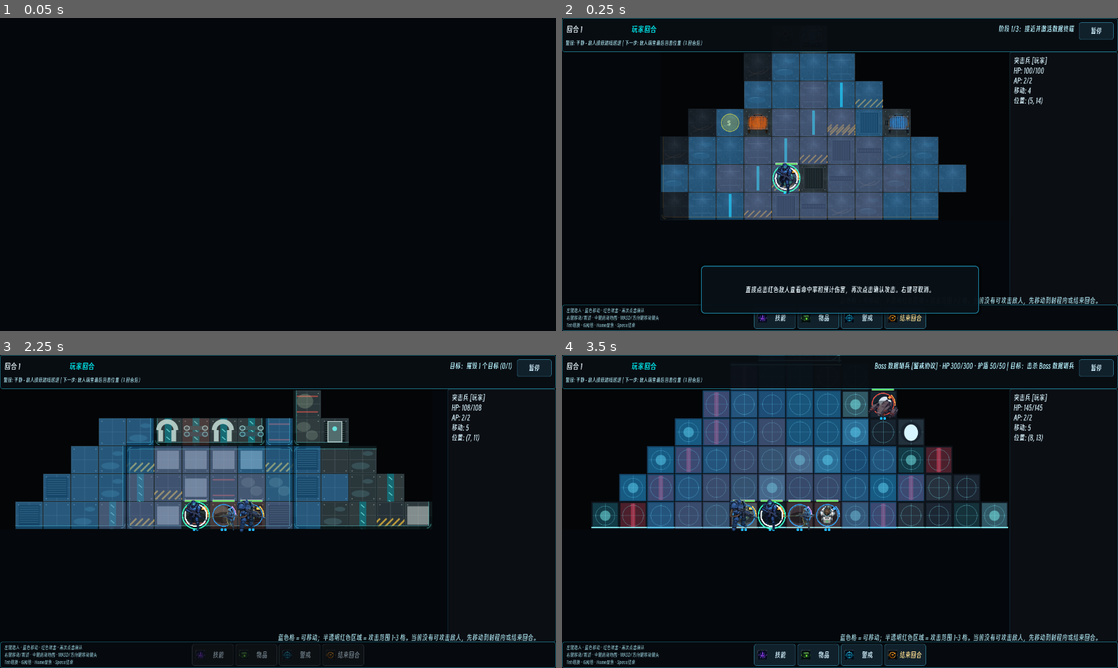
Above: before the commit, frames 1-4 (two rows, left to right).
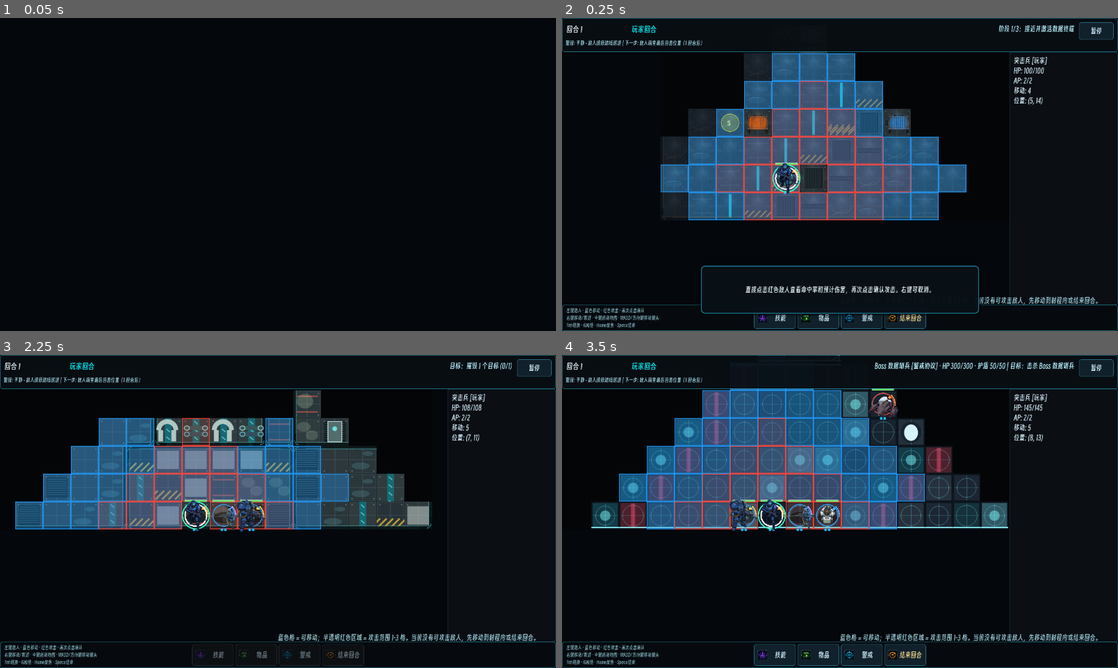
Above: after the commit, the same moments.

Repository: Caser-86/tactical-grid
Game: Godot game, scene res://tests/chapter_one_e2e_test.tscn
The game is run twice, just before and just after one commit, with the same random seed, the same clock (stepped at 60 frames per second) and the same inputs. This scene is started directly instead of the project's main scene.
Inputs (mouse positions are in pixels of both pictures, inside the frame that each line leads up to):
- Up to frame 1 (0.05 s): no input
- Up to frame 2 (0.25 s): no input
- Up to frame 3 (2.25 s): tap Enter at 0.5 s; move the mouse to (400, 495) at 0.52 s; hold D 0.53-1.25 s; hold Space (end_turn) 0.53-1.25 s; click (400, 495) at 0.67 s; drag from (166, 527) to (250, 574) at 1.27 s; click "02 READY 掩体战术" at 2 s
- Up to frame 4 (3.5 s): move the mouse to (895, 442) at 2.77 s; hold D from 2.78 s (still down); hold G (toggle_network) from 2.78 s (still down); click (895, 442) at 2.92 s

Frame 1 is identical in both runs. In frame 2, 2.7% of the frame differs, in the area x 17-73%, y 11-65%; in frame 3, 2.2%; in frame 4, 2.6%.

Commit message:
feat(ui): distinguish movement and attack ranges

Diff:
--- a/tactical-grid/client/scripts/game/battle_controller.gd
+++ b/tactical-grid/client/scripts/game/battle_controller.gd
@@ -1473,6 +1473,34 @@
 	rect.mouse_filter = Control.MOUSE_FILTER_IGNORE
 	layer.add_child(rect)
 
+## 范围格使用“填充 + 边框”双重编码，避免玩家只能靠颜色猜动作类型。
+func _highlight_range_cell(layer: Node2D, pos: Vector2i, fill_color: Color, border_color: Color, border_width: int = 2) -> void:
+	var origin := GridSystem.grid_to_world(pos)
+
+	var inner := ColorRect.new()
+	inner.color = fill_color
+	inner.position = origin + Vector2(border_width, border_width)
+	inner.size = Vector2(CELL_SIZE - border_width * 2, CELL_SIZE - border_width * 2)
+	inner.mouse_filter = Control.MOUSE_FILTER_IGNORE
+	layer.add_child(inner)
+
+	var edges := [
+		{&"position": origin, &"size": Vector2(CELL_SIZE, border_width)},
+		{&"position": origin + Vector2(0, CELL_SIZE - border_width), &"size": Vector2(CELL_SIZE, border_width)},
+		{&"position": origin, &"size": Vector2(border_width, CELL_SIZE)},
+		{&"position": origin + Vector2(CELL_SIZE - border_width, 0), &"size": Vector2(border_width, CELL_SIZE)},
+	]
+	for edge_data in edges:
+		var edge := ColorRect.new()
+		edge.color = border_color
+		edge.position = edge_data[&"position"]
+		edge.size = edge_data[&"size"]
+		edge.mouse_filter = Control.MOUSE_FILTER_IGNORE
+		layer.add_child(edge)
+
+func _highlight_edge_color(color: Color, alpha: float = 0.9) -> Color:
+	return Color(color.r, color.g, color.b, alpha)
+
 func _clear_layer(layer: Node2D) -> void:
 	for child in layer.get_children():
 		child.queue_free()
@@ -2361,7 +2389,8 @@
 	for cell in reachable_cells:
 		if cell == unit.grid_pos:
 			continue
-		_highlight_cell(move_highlight, cell, _highlight_color("move", COLOR_MOVE))
+		var move_color := _highlight_color("move", COLOR_MOVE)
+		_highlight_range_cell(move_highlight, cell, move_color, _highlight_edge_color(move_color))
 
 	# 标记选中单位本回合能进入的撤离区域格。
 	if mission_type in ["extract", "steal_data", "escort", "infiltrate"]:
@@ -2463,7 +2492,8 @@
 			if dist < min_range or dist > max_range:
 				continue
 			if VisionSystem.has_line_of_sight(unit.grid_pos, cell, map_width, map_height, _is_vision_blocking):
-				_highlight_cell(attack_highlight, cell, _highlight_color("attack", COLOR_ATTACK_RANGE))
+				var attack_range_color := _highlight_color("attack", COLOR_ATTACK_RANGE)
+				_highlight_range_cell(attack_highlight, cell, attack_range_color, _highlight_edge_color(attack_range_color))
 	# 敌方单位
 	# CH1-040: 只能攻击处于正在观察格子的敌人；隐藏敌人不可被选中
 	for enemy in enemy_units:
@@ -2479,7 +2509,9 @@
 			)
 			if has_los:
 				attack_targets.append(enemy)
-				_highlight_cell(attack_highlight, enemy.grid_pos, _highlight_color("attack", COLOR_ATTACK))
+				var target_color := _highlight_color("attack", COLOR_ATTACK)
+				var target_border := _highlight_color("target", Color(1.0, 0.78, 0.16, 0.95))
+				_highlight_range_cell(attack_highlight, enemy.grid_pos, target_color, _highlight_edge_color(target_border))
 	# 可破坏目标（destroy 任务）
 	for tpos in destructible_targets:
 		var state = destructible_target_states.get(tpos, {})
@@ -2493,7 +2525,8 @@
 			)
 			if has_los:
 				attack_targets.append(tpos)  # 混合类型：Unit 和 Vector2i
-				_highlight_cell(attack_highlight, tpos, _highlight_color("target", COLOR_TARGET))
+				var destructible_color := _highlight_color("target", COLOR_TARGET)
+				_highlight_range_cell(attack_highlight, tpos, destructible_color, _highlight_edge_color(destructible_color))
 
 ## 直接点击敌人后进入可读的二次确认预览，不执行攻击。
 func _begin_direct_attack_preview(target: Unit) -> void:
